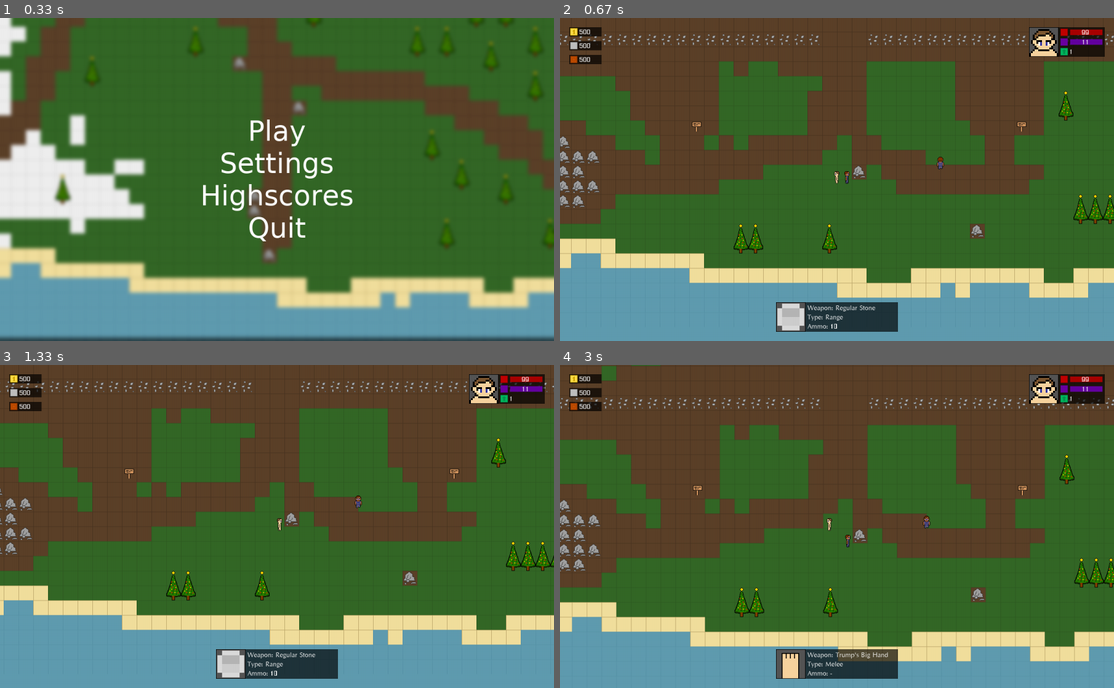
Above: before the commit, frames 1-4 (two rows, left to right).
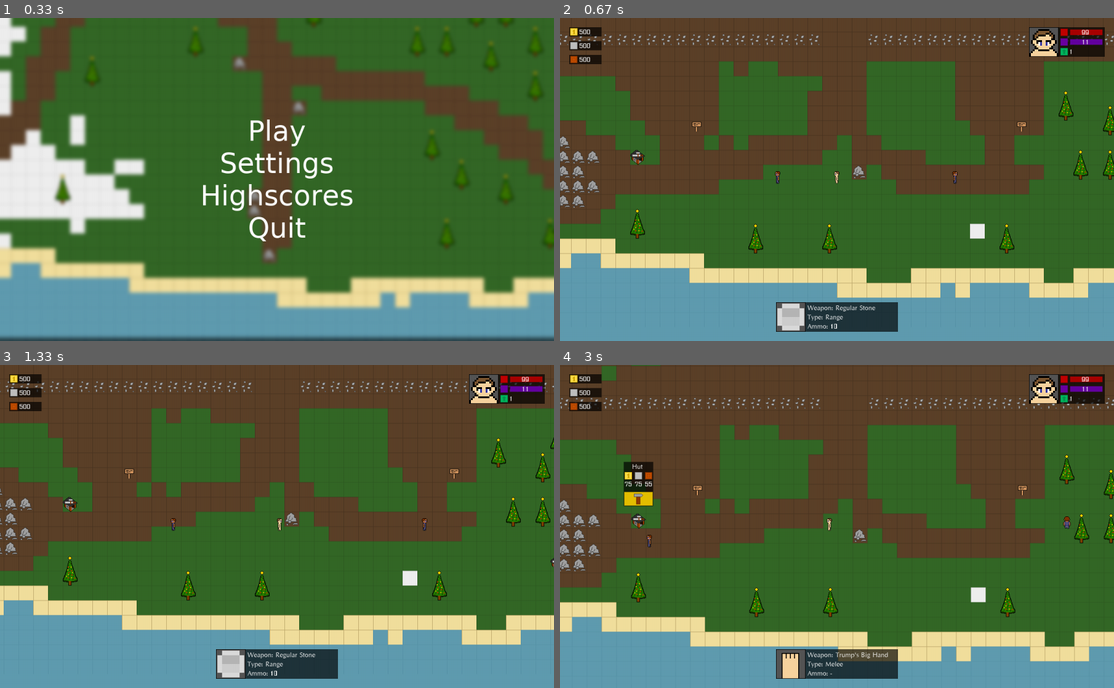
Above: after the commit, the same moments.

Repository: justvulpes/pygame
Game: pygame game, started from Main.py
The game is run twice, just before and just after one commit, with the same random seed, the same clock (stepped at 60 frames per second) and the same inputs.
Inputs (mouse positions are in pixels of both pictures, inside the frame that each line leads up to):
- Up to frame 1 (0.33 s): no input
- Up to frame 2 (0.67 s): click "Play" at 0.38 s
- Up to frame 3 (1.33 s): click (144, 529) at 0.72 s; hold D from 1 s (still down); move the mouse to (332, 597) at 1.03 s
- Up to frame 4 (3 s): release D at 1.47 s; right-click (1041, 639) at 1.55 s; hold W 1.83-2.13 s; click (903, 555) at 1.92 s; hold D 2.17-2.63 s; click (848, 416) at 2.25 s; hold A from 2.67 s (still down); click (637, 516) at 2.75 s

Frame 1 is identical in both runs. In frame 2, 1.4% of the frame differs, in the area x 12-100%, y 27-73%; in frame 3, 1.5%; in frame 4, 2.2%, in the area x 11-100%, y 29-79%.

Commit message:
Add wood and stone workers

Diff:
--- a/Main.py
+++ b/Main.py
@@ -26,14 +26,17 @@
 
 running = True  # while True game will run.
 
+
 sc = sounds.Sound_control.SoundControl()
 player = objects.mobs.Player.Player(30 << 5, 70 << 5)
 menu_ghost = objects.mobs.Player.Player(30 << 5, 70 << 5)
 world = World.World()
 menu_world = Menu_world.MenuWorld()
 gamestate = game_state.Game_State.Game_State()
-worker_man = objects.mobs.Worker_man.Worker(37 << 5, 70 << 5)
-worker_man2 = objects.mobs.Worker_man.Worker(30 << 5, 70 << 5)
+
+worker_man = objects.mobs.Worker_man.Worker(37 << 5, 70 << 5, 0, [1456, 2162])   # first wood
+worker_man2 = objects.mobs.Worker_man.Worker(37 << 5, 70 << 5, 0, [1456, 2162])   # second wood
+worker_man3 = objects.mobs.Worker_man.Worker(27 << 5, 70 << 5, 1, [496, 2194])   # first stone
 
 user_interface = None
 
@@ -60,6 +63,7 @@
         display_obj.canvas.fill(int(0x609CB0))
         world.render(display_obj)
         user_interface.render(display_obj)
+        print(KeyListener.mouseX + World.World.camera_x, World.World.camera_y + KeyListener.mouseY)
 
 
 cameraPosDoubleX = (menu_ghost.x - (window_width / 2))
@@ -82,7 +86,6 @@
         World.World.camera_y = int(cameraPosDoubleY)
 
 
-
 def run():
     """Run the game."""
     sounds.Sound_control.SoundControl.play_menu_music(sc)
@@ -93,7 +96,7 @@
     mr.run(game_window.canvas, surf=game_window)
 
     world.mobs.append(worker_man)
-    world.mobs.append(worker_man2)
+    world.mobs.append(worker_man3)
     world.mobs.append(player)
     menu_world.mobs.append(menu_ghost)
     menu_world.player = menu_ghost
--- a/World.py
+++ b/World.py
@@ -5,6 +5,7 @@
 import pygame
 import objects.building.Wall
 import objects.building.Tower
+import objects.building.Hut
 import objects.mobs.Player
 
 
@@ -25,15 +26,12 @@
     def __init__(self):
         """Constructor."""
 
-
         map_pixels = pygame.surfarray.array2d(game_graphics.Sprite.map.pic)
         World.tiles_hash = [[x for x in range(World.map_width)] for y in range(World.map_height)]
 
         for y in range(World.map_height):
             for x in range(World.map_width):
                 set_tile(map_pixels[x][y], x, y)
-
-        World.tiles_hash[10][10] = tiles.Tile.Tile(game_graphics.Sprite.grass, solid=True)
 
 
 
@@ -153,4 +151,14 @@
         World.tiles_hash[y][x].building = objects.building.Tower.Tower(x, y)
         return
 
+    if color == 13183:
+        World.tiles_hash[y][x] = tiles.Tile.Tile(game_graphics.Sprite.grass, solid=True, high=True, mask=game_graphics.Sprite.hut)
+        World.tiles_hash[y][x].building = objects.building.Hut.Hut(x, y)
+        return
+
+    if color == 3158064:
+        World.tiles_hash[y][x] = tiles.Tile.Tile(game_graphics.Sprite.snow, slow=True)
+        # replace
+        return
+
     World.tiles_hash[y][x] = tiles.Tile.Tile(game_graphics.Sprite.snow)
--- a/game_graphics/Sprite.py
+++ b/game_graphics/Sprite.py
@@ -65,39 +65,39 @@
 ###
 
 
-# Christmas goblin
-goblin_down = Sprite(16, 27, "game_graphics\\res\\mobs\\goblin\\goblin_down.png")
-goblin_up = Sprite(16, 27, "game_graphics\\res\\mobs\\goblin\\goblin_up.png")
-goblin_right = Sprite(11, 27, "game_graphics\\res\\mobs\\goblin\\goblin_right.png")
-goblin_left = Sprite(11, 27, "game_graphics\\res\\mobs\\goblin\\goblin_left.png")
+# Goblin
+goblin_down = Sprite(20, 21, "game_graphics\\res\\mobs\\goblin\\goblin_down.png")
+goblin_up = Sprite(20, 21, "game_graphics\\res\\mobs\\goblin\\goblin_up.png")
+goblin_right = Sprite(12, 21, "game_graphics\\res\\mobs\\goblin\\goblin_right.png")
+goblin_left = Sprite(12, 21, "game_graphics\\res\\mobs\\goblin\\goblin_left.png")
 
-goblin_down_step1 = Sprite(16, 27, "game_graphics\\res\\mobs\\goblin\\goblin_down_step1.png")
-goblin_up_step1 = Sprite(16, 27, "game_graphics\\res\\mobs\\goblin\\goblin_up_step1.png")
-goblin_right_step1 = Sprite(11, 27, "game_graphics\\res\\mobs\\goblin\\goblin_right_step1.png")
-goblin_left_step1 = Sprite(11, 27, "game_graphics\\res\\mobs\\goblin\\goblin_left_step1.png")
+goblin_down_step1 = Sprite(20, 21, "game_graphics\\res\\mobs\\goblin\\goblin_down_step1.png")
+goblin_up_step1 = Sprite(20, 21, "game_graphics\\res\\mobs\\goblin\\goblin_up_step1.png")
+goblin_right_step1 = Sprite(12, 21, "game_graphics\\res\\mobs\\goblin\\goblin_right_step1.png")
+goblin_left_step1 = Sprite(12, 21, "game_graphics\\res\\mobs\\goblin\\goblin_left_step1.png")
 
-goblin_down_step2 = Sprite(16, 27, "game_graphics\\res\\mobs\\goblin\\goblin_down_step2.png")
-goblin_up_step2 = Sprite(16, 27, "game_graphics\\res\\mobs\\goblin\\goblin_up_step2.png")
-goblin_right_step2 = Sprite(11, 27, "game_graphics\\res\\mobs\\goblin\\goblin_right_step2.png")
-goblin_left_step2 = Sprite(11, 27, "game_graphics\\res\\mobs\\goblin\\goblin_left_step2.png")
+goblin_down_step2 = Sprite(20, 21, "game_graphics\\res\\mobs\\goblin\\goblin_down_step2.png")
+goblin_up_step2 = Sprite(20, 21, "game_graphics\\res\\mobs\\goblin\\goblin_up_step2.png")
+goblin_right_step2 = Sprite(12, 21, "game_graphics\\res\\mobs\\goblin\\goblin_right_step2.png")
+goblin_left_step2 = Sprite(12, 21, "game_graphics\\res\\mobs\\goblin\\goblin_left_step2.png")
 ###
 
 
-# Goblin
-christmas_goblin_down = Sprite(16, 27, "game_graphics\\res\\mobs\\christmas_goblin\\christmas_goblin_down.png")
-christmas_goblin_up = Sprite(16, 27, "game_graphics\\res\\mobs\\christmas_goblin\\christmas_goblin_up.png")
-christmas_goblin_right = Sprite(11, 27, "game_graphics\\res\\mobs\\christmas_goblin\\christmas_goblin_right.png")
-christmas_goblin_left = Sprite(11, 27, "game_graphics\\res\\mobs\\christmas_goblin\\christmas_goblin_left.png")
+# Christmas goblin
+christmas_goblin_down = Sprite(20, 21, "game_graphics\\res\\mobs\\christmas_goblin\\christmas_goblin_down.png")
+christmas_goblin_up = Sprite(20, 27, "game_graphics\\res\\mobs\\christmas_goblin\\christmas_goblin_up.png")
+christmas_goblin_right = Sprite(12, 26, "game_graphics\\res\\mobs\\christmas_goblin\\christmas_goblin_right.png")
+christmas_goblin_left = Sprite(12, 26, "game_graphics\\res\\mobs\\christmas_goblin\\christmas_goblin_left.png")
 
-christmas_goblin_down_step1 = Sprite(16, 27, "game_graphics\\res\\mobs\\christmas_goblin\\christmas_goblin_down_step1.png")
-christmas_goblin_up_step1 = Sprite(16, 27, "game_graphics\\res\\mobs\\christmas_goblin\\christmas_goblin_up_step1.png")
-christmas_goblin_right_step1 = Sprite(11, 27, "game_graphics\\res\\mobs\\christmas_goblin\\christmas_goblin_right_step1.png")
-christmas_goblin_left_step1 = Sprite(11, 27, "game_graphics\\res\\mobs\\christmas_goblin\\christmas_goblin_left_step1.png")
+christmas_goblin_down_step1 = Sprite(20, 21, "game_graphics\\res\\mobs\\christmas_goblin\\christmas_goblin_down_step1.png")
+christmas_goblin_up_step1 = Sprite(20, 27, "game_graphics\\res\\mobs\\christmas_goblin\\christmas_goblin_up_step1.png")
+christmas_goblin_right_step1 = Sprite(12, 26, "game_graphics\\res\\mobs\\christmas_goblin\\christmas_goblin_right_step1.png")
+christmas_goblin_left_step1 = Sprite(12, 26, "game_graphics\\res\\mobs\\christmas_goblin\\christmas_goblin_left_step1.png")
 
-christmas_goblin_down_step2 = Sprite(16, 27, "game_graphics\\res\\mobs\\christmas_goblin\\christmas_goblin_down_step2.png")
-christmas_goblin_up_step2 = Sprite(16, 27, "game_graphics\\res\\mobs\\christmas_goblin\\christmas_goblin_up_step2.png")
-christmas_goblin_right_step2 = Sprite(11, 27, "game_graphics\\res\\mobs\\christmas_goblin\\christmas_goblin_right_step2.png")
-christmas_goblin_left_step2 = Sprite(11, 27, "game_graphics\\res\\mobs\\christmas_goblin\\christmas_goblin_left_step2.png")
+christmas_goblin_down_step2 = Sprite(20, 21, "game_graphics\\res\\mobs\\christmas_goblin\\christmas_goblin_down_step2.png")
+christmas_goblin_up_step2 = Sprite(20, 27, "game_graphics\\res\\mobs\\christmas_goblin\\christmas_goblin_up_step2.png")
+christmas_goblin_right_step2 = Sprite(12, 26, "game_graphics\\res\\mobs\\christmas_goblin\\christmas_goblin_right_step2.png")
+christmas_goblin_left_step2 = Sprite(12, 26, "game_graphics\\res\\mobs\\christmas_goblin\\christmas_goblin_left_step2.png")
 ###
 
 
@@ -140,6 +140,8 @@
 christmas_tree_upper = Sprite(32, 32, "game_graphics\\res\\objects\\christmas_tree_upper.png")
 christmas_tree_lower = Sprite(32, 32, "game_graphics\\res\\objects\\christmas_tree_lower.png")
 
+hut = Sprite(32, 32, "game_graphics\\res\\objects\\hut.png")
+
 # Tower
 tower_1 = Sprite(32, 32, "game_graphics\\res\\objects\\tower\\tower_1.png")
 tower_2 = Sprite(32, 32, "game_graphics\\res\\objects\\tower\\tower_2.png")
--- /dev/null
+++ b/objects/building/Hut.py
@@ -0,0 +1,137 @@
+import objects.building.Building
+import pygame
+import World
+import Main
+import game_graphics.Sprite
+import KeyListener
+import sounds.Sound_control
+
+upgrade_cost = {0: {"coins": 75, "stone": 75, "wood": 55}, 1: {"coins": 90, "stone": 90, "wood": 70}, 2: {"coins": 60, "stone": 60, "wood": 60}, 3: {"coins": 50, "stone": 40, "wood": 80}}
+background = pygame.Surface((64, 96), pygame.SRCALPHA)
+background.fill((0, 0, 0, 170))
+
+
+class Hut(objects.building.Building.Building):
+    def __init__(self, x, y):
+        super().__init__(x, y, max_hp=100)
+        self.font = pygame.font.Font("game_graphics\\font.ttf", 22)
+
+        self.font_color = (255, 255, 255)
+        self.font_not_enough_color = (200, 20, 20)
+
+        self.lvl = 0
+        self.max_hp = 10
+
+        self.coin_price_count = upgrade_cost[self.lvl]["coins"]
+        self.stone_price_count = upgrade_cost[self.lvl]["stone"]
+        self.wood_price_count = upgrade_cost[self.lvl]["wood"]
+
+        self.coin_enough = False
+        self.stone_enough = False
+        self.wood_enough = False
+
+        self.tower_text = self.font.render(" Hut", 1, self.font_color)
+
+        self.coin_price_text = self.font.render(str(self.coin_price_count), 1, self.font_color if self.coin_enough else self.font_not_enough_color)
+        self.stone_price_text = self.font.render(str(self.stone_price_count), 1, self.font_color if self.stone_enough else self.font_not_enough_color)
+        self.wood_price_text = self.font.render(str(self.wood_price_count), 1, self.font_color if self.wood_enough else self.font_not_enough_color)
+
+    def destroy(self):
+        self.constructed = False
+
+    def build(self):
+        if Main.gamestate.coins >= upgrade_cost[self.lvl]["coins"] and Main.gamestate.stone >= upgrade_cost[self.lvl]["stone"] and Main.gamestate.wood >= upgrade_cost[self.lvl]["wood"]:
+            if self.no_mobs():
+                if not self.constructed:
+                    self.constructed = True
+                    self.lvl = 1
+                    self.hp = 100
+                    self.max_hp = 100
+
+                    Main.gamestate.coins -= upgrade_cost[self.lvl]["coins"]
+                    Main.gamestate.stone -= upgrade_cost[self.lvl]["stone"]
+                    Main.gamestate.wood -= upgrade_cost[self.lvl]["wood"]
+
+                    sounds.Sound_control.SoundControl.upgrade(Main.sc)
+                    Main.world.mobs.append(Main.worker_man2)
+
+    def no_mobs(self):
+
+        for y in range(4):
+            for x in range(3):
+                if len(World.World.tiles_hash[self.y - y - 1][self.x - x - 1].mobs) != 0:
+                    print("Something in the way!")
+                    return False
+        return True
+
+    def render(self, display):
+        display.canvas.blit(background, ((self.x << 5) - World.World.camera_x - 16, (self.y << 5) - World.World.camera_y - 112))
+
+        display.canvas.blit(self.tower_text, ((self.x << 5) - World.World.camera_x - 3, (self.y << 5) - World.World.camera_y - 108))
+
+        ###
+        if self.coin_price_count != upgrade_cost[self.lvl]["coins"] or (self.wood_enough != (Main.gamestate.wood >= upgrade_cost[self.lvl]["wood"])):
+            self.coin_price_count = upgrade_cost[self.lvl]["coins"]
+            self.coin_enough = Main.gamestate.coins >= upgrade_cost[self.lvl]["coins"]
+            self.coin_price_text = self.font.render(str(self.coin_price_count), 1, self.font_color if self.coin_enough else self.font_not_enough_color)
+
+        if self.stone_price_count != upgrade_cost[self.lvl]["stone"] or (self.stone_enough != (Main.gamestate.stone >= upgrade_cost[self.lvl]["stone"])):
+            self.stone_price_count = upgrade_cost[self.lvl]["stone"]
+            self.stone_enough = Main.gamestate.stone >= upgrade_cost[self.lvl]["stone"]
+            self.stone_price_text = self.font.render(str(self.stone_price_count), 1, self.font_color if self.stone_enough else self.font_not_enough_color)
+
+        if self.wood_price_count != upgrade_cost[self.lvl]["wood"] or (self.wood_enough != (Main.gamestate.wood >= upgrade_cost[self.lvl]["wood"])):
+            self.wood_price_count = upgrade_cost[self.lvl]["wood"]
+            self.wood_enough = Main.gamestate.wood >= upgrade_cost[self.lvl]["wood"]
+            self.wood_price_text = self.font.render(str(self.wood_price_count), 1, self.font_color if self.wood_enough else self.font_not_enough_color)
+
+        display.canvas.blit(game_graphics.Sprite.coin_icon.pic, ((self.x << 5) - World.World.camera_x - 14, (self.y << 5) - World.World.camera_y - 90))
+
+        display.canvas.blit(game_graphics.Sprite.stone_icon.pic, ((self.x << 5) - World.World.camera_x + 8, (self.y << 5) - World.World.camera_y - 90))
+
+        display.canvas.blit(game_graphics.Sprite.tree_icon.pic, ((self.x << 5) - World.World.camera_x + 30, (self.y << 5) - World.World.camera_y - 90))
+
+        ###
+        display.canvas.blit(self.coin_price_text, ((self.x << 5) - World.World.camera_x - self.coin_price_text.get_width() / 2 - 6, (self.y << 5) - World.World.camera_y - 70))
+
+        display.canvas.blit(self.stone_price_text, ((self.x << 5) - World.World.camera_x - self.stone_price_text.get_width() / 2 + 16, (self.y << 5) - World.World.camera_y - 70))
+
+        display.canvas.blit(self.wood_price_text, ((self.x << 5) - World.World.camera_x - self.wood_price_text.get_width() / 2 + 38, (self.y << 5) - World.World.camera_y - 70))
+
+        if ((self.y - 1) << 5) - 16 < World.World.camera_y + KeyListener.mouseY < (self.y << 5) - 16:
+            if (self.x << 5) - 16 < World.World.camera_x + KeyListener.mouseX < ((self.x + 1) << 5) + 16:
+                if KeyListener.mouse_left_button_current:
+                    if self.constructed:
+                        display.canvas.blit(game_graphics.Sprite.upgrade_button_pressed.pic, ((self.x << 5) - World.World.camera_x - 15, (self.y << 5) - World.World.camera_y - 47))
+                    else:
+                        display.canvas.blit(game_graphics.Sprite.build_button_pressed.pic, ((self.x << 5) - World.World.camera_x - 15, (self.y << 5) - World.World.camera_y - 47))
+                    return
+
+        if self.constructed:
+            display.canvas.blit(game_graphics.Sprite.upgrade_button.pic, ((self.x << 5) - World.World.camera_x - 15, (self.y << 5) - World.World.camera_y - 47))
+        else:
+            display.canvas.blit(game_graphics.Sprite.build_button.pic, ((self.x << 5) - World.World.camera_x - 15, (self.y << 5) - World.World.camera_y - 47))
+
+    def still_active(self):
+        first_rect = True
+        second_rect = True
+
+        if World.World.camera_x + KeyListener.mouseX < self.x << 5 or World.World.camera_x + KeyListener.mouseX > ((self.x + 1) << 5):
+            first_rect = False
+
+        if World.World.camera_y + KeyListener.mouseY < self.y << 5 or World.World.camera_y + KeyListener.mouseY > ((self.y + 1) << 5):
+            first_rect = False
+
+        if World.World.camera_x + KeyListener.mouseX < (self.x << 5) - 16 or World.World.camera_x + KeyListener.mouseX > ((self.x + 1) << 5) + 16:
+            second_rect = False
+
+        if World.World.camera_y + KeyListener.mouseY < ((self.y - 3) << 5) - 16 or World.World.camera_y + KeyListener.mouseY > (self.y << 5):
+            second_rect = False
+
+        return first_rect or second_rect
+
+    def update(self):
+        if ((self.y - 1) << 5) - 16 < World.World.camera_y + KeyListener.mouseY < ((self.y) << 5) - 16:
+            if (self.x << 5) - 16 < World.World.camera_x + KeyListener.mouseX < ((self.x + 1) << 5) + 16:
+                if KeyListener.mouse_left_button_was_released():
+                    self.build()
--- a/objects/mobs/Worker_man.py
+++ b/objects/mobs/Worker_man.py
@@ -1,9 +1,13 @@
 """Player."""
+import pygame
+
+import Main
 import Menu
 import objects.mobs.Mob
 import game_graphics.Sprite
 import KeyListener
 import World
+import sounds.Sound_control
 
 
 sprite_up = game_graphics.Sprite.worker_man_up
@@ -25,7 +29,7 @@
 class Worker(objects.mobs.Mob.Mob):
     """Worker."""
 
-    def __init__(self, x, y, speed=1, size=18):
+    def __init__(self, x, y, worker_number, spawn, speed=1, size=18):
         """Constructor."""
         super().__init__(x, y, speed, size)
         self.current_sprite = sprite_left
@@ -34,20 +38,42 @@
         self.moving = False
         self.x = x
         self.y = y
-        self.destination = [1184, 2240]
+        self.destination = spawn
         self.counter = 0
+        self.first_pass = True
+        self.wait = False
+        self.wait_timer = 0
+        self.worker_number = worker_number
+        self.stone_path = [[496, 2192], [464, 2226], [432, 2224], [495, 2227], [496, 2192]]
+        self.wood_path = [[1584, 2162], [1584, 2096], [1616, 2096], [1616, 2129], [1648, 2129], [1652, 2193], [1679, 2193], [1652, 2193],
+                     [1648, 2226], [1580, 2227], [1580, 2162], [1580, 2161], [1520, 2223], [1520, 2160], [1580, 2158], [1580, 2290]]
 
     def update_destination(self):
-        if self.counter == 0:
-            self.destination = [1184, 2240]
-        elif self.counter == 1:
-            self.destination = [1184, 2176]
-        elif self.counter == 2:
-            self.destination = [1152, 2176]
-        elif self.counter == 3:
-            self.destination = [1152, 2240]
-            self.counter = -1
-        self.counter += 1
+        if self.worker_number == 0:
+            self.destination = self.wood_path[self.counter]
+            if self.counter == 0 and not self.first_pass:
+                Main.gamestate.wood += 50
+                sounds.Sound_control.SoundControl.add_wood(Main.sc)
+            if self.counter == len(self.wood_path) - 1:
+                self.first_pass = False
+                self.counter = -1
+            self.counter += 1
+        elif self.worker_number == 1:
+            self.destination = self.stone_path[self.counter]
+            if self.counter == 0 and not self.first_pass:
+                Main.gamestate.stone += 50
+                sounds.Sound_control.SoundControl.add_stone(Main.sc)
+            if self.counter == 2:
+                self.wait = True
+                self.wait_timer += 1
+                if self.wait_timer == 1000:
+                    self.wait = False
+                    self.wait_timer = 0
+            if self.counter == len(self.stone_path) - 1:
+                self.first_pass = False
+                self.counter = -1
+            if not self.wait:
+                self.counter += 1
 
     def update(self):
         self.moving = False
@@ -76,11 +102,21 @@
             self.moving = True
             self.direction = 2
 
+        if not self.moving:
+            self.animCount = 0
+
+        else:
+            self.animCount += 1
+            if self.animCount >= 16:
+                self.animCount = 0
 
     def render(self, display):
         """Render frame."""
         self.set_sprite()
         display.canvas.blit(self.current_sprite.pic, (self.x - World.World.camera_x - self.current_sprite.width/2, self.y - World.World.camera_y - self.current_sprite.height/2 - 4))
+        if self.counter == 0 and not self.first_pass and self.worker_number == 0 or self.counter == 0 and self.worker_number == 1 and not self.first_pass:
+            display.canvas.blit(pygame.font.Font("game_graphics\\font.ttf", 22).render("50", 0, (0, 200, 0)), (self.x - World.World.camera_x - self.current_sprite.width / 2, self.y - World.World.camera_y - self.current_sprite.height - 5))
+
 
     def set_sprite(self):
         """Set sprite."""
--- a/sounds/Sound_control.py
+++ b/sounds/Sound_control.py
@@ -14,6 +14,8 @@
         self.punch = pygame.mixer.Sound("sounds\\punch1.wav")
         self.menu_selected_sound = pygame.mixer.Sound("sounds\\menu_selected.wav")
         self.upgrade_sound = pygame.mixer.Sound("sounds\\buywithcoins.wav")
+        self.add_wood_sound = pygame.mixer.Sound("sounds\\wood_add.wav")
+        self.add_stone_sound = pygame.mixer.Sound("sounds\\rock_debris_sound.wav")
         self.muted = False
 
         self.menumusic.set_volume(0.1)
@@ -23,6 +25,8 @@
         self.shoot.set_volume(0.4)
         self.menu_selected_sound.set_volume(0.4)
         self.upgrade_sound.set_volume(0.5)
+        self.add_wood_sound.set_volume(0.5)
+        self.add_wood_sound.set_volume(0.5)
 
     def play_menu_music(self):
         """Play the menu music."""
@@ -60,6 +64,14 @@
         if not self.muted:
             self.upgrade_sound.play()
 
+    def add_wood(self):
+        if not self.muted:
+            self.add_wood_sound.play()
+
+    def add_stone(self):
+        if not self.muted:
+            self.add_stone_sound.play()
+
     def pause_sound(self):
         """Pause all sound."""
         pygame.mixer.pause()
Binary file changed: game_graphics/res/map/map.png
Binary file added: game_graphics/res/objects/hut.png
Not shown, changed: sounds/rock_debris_sound.wav
